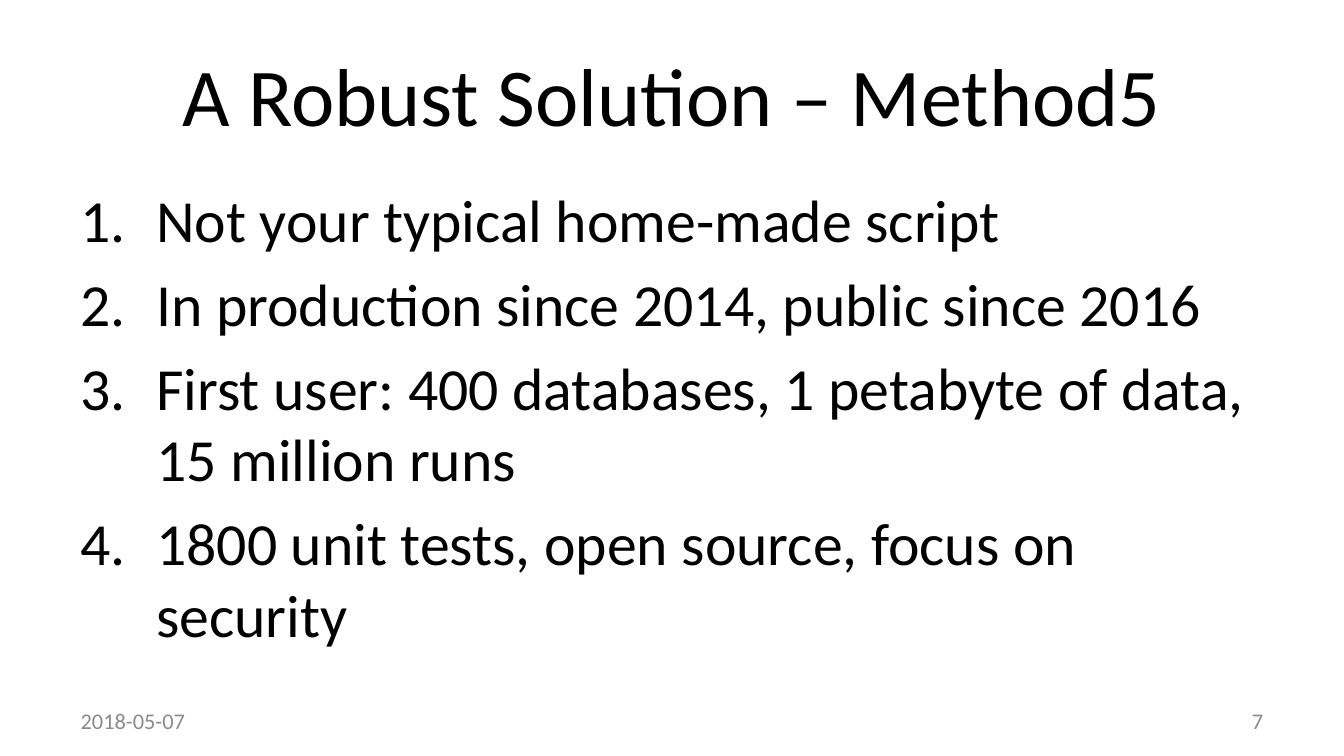
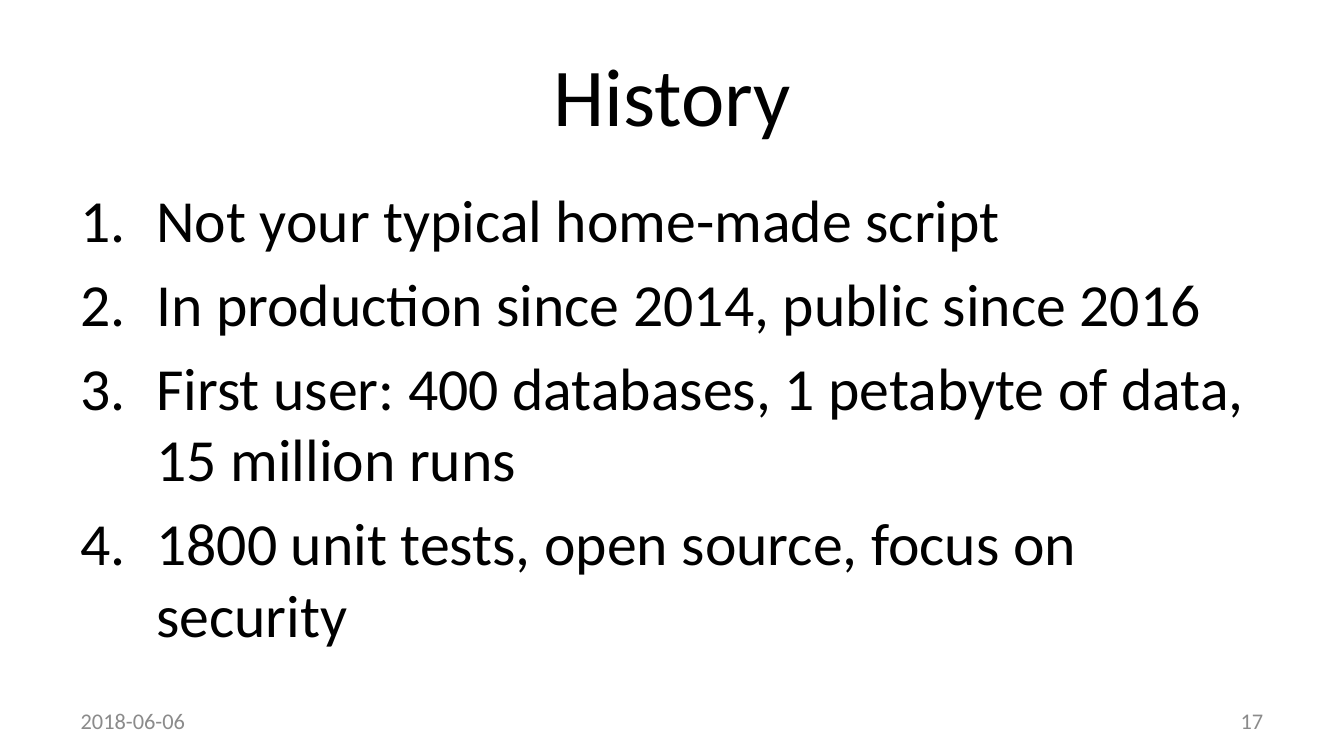
Before and after one commit to method5/method5.github.io, a slide deck: slide 17 of presentations/Method5.pptx (slide 7 before the commit). Drawn at 1344x756 pixels with LibreOffice and Linux fonts; fonts in the diff are those of the drawing; background and template pictures are left out. Boxes give left, top, right and bottom in pixels: in the first picture for what was removed or moved away, otherwise in the second. Text is boxed around its words. In the diff, an @@ line names an element or a change of style, - is before the commit and + after.

```diff
--- a/presentations/Method5.pptx
+++ b/presentations/Method5.pptx
@@ title at (553, 69, 790, 140): text changed @@
-A Robust Solution – Method5
+History
@@ text at (81, 714, 185, 729): text changed @@
-2018-05-07
+2018-06-06
@@ page number at (1241, 714, 1264, 729): text changed @@
-7
+17
```
Also in this commit, not shown: 23 other slides changed, 1 slide added, 1 slide removed.
